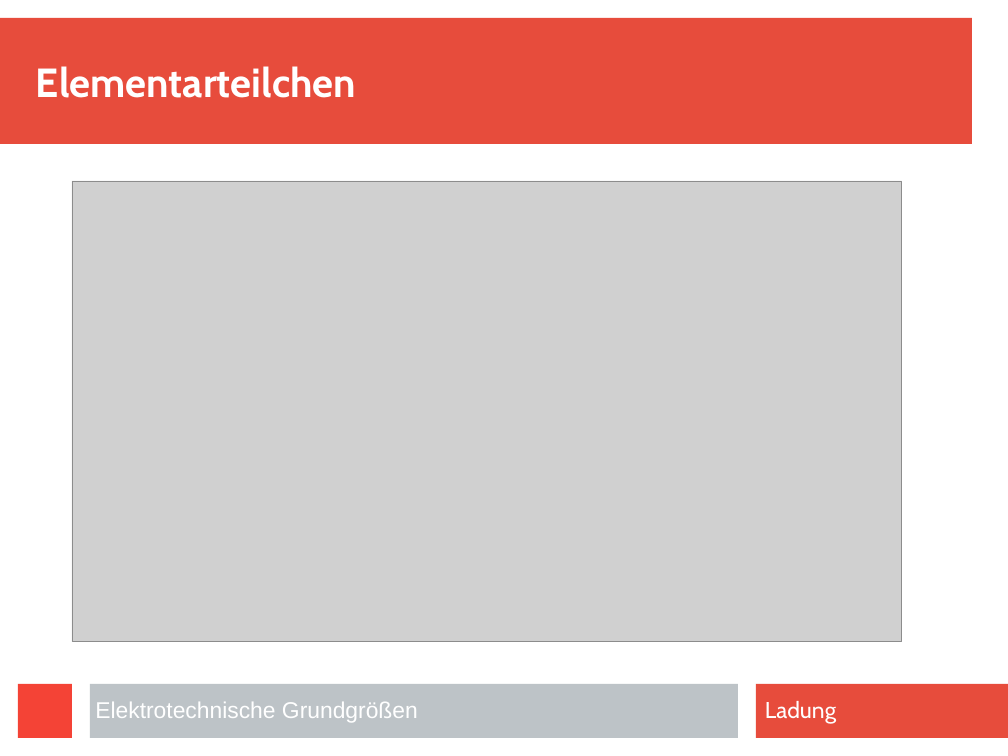
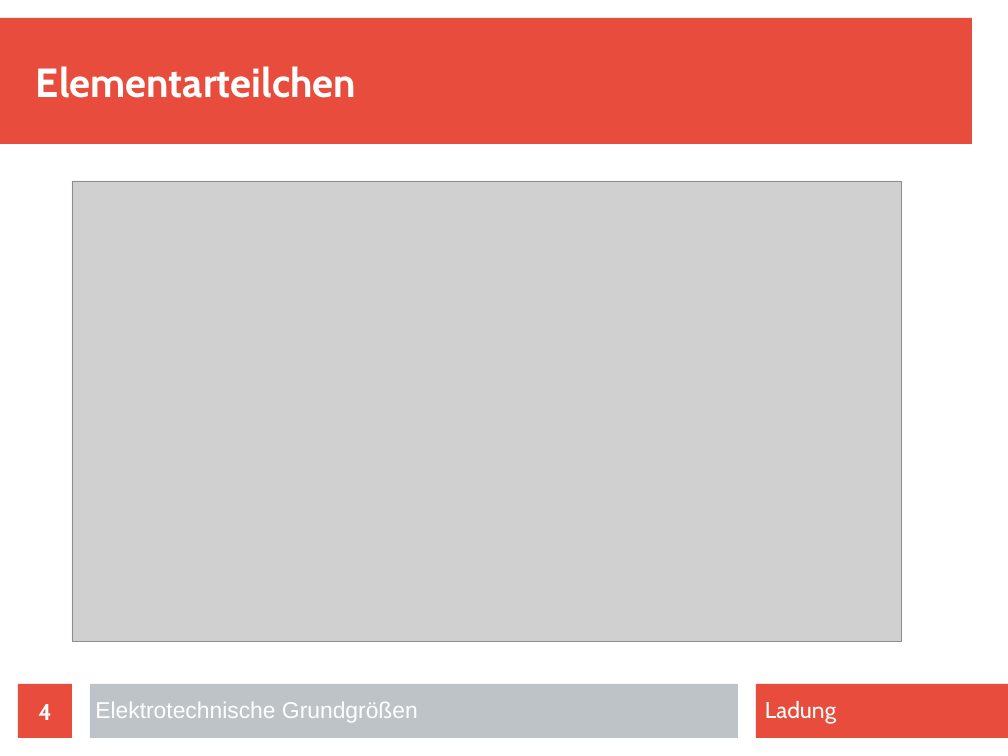
Before and after one commit to Barry90/Projekt, a slide deck: slide 4 of Elektrotechnische_Grundgroessen.odp (slide 5 before the commit). Drawn at 1008x756 pixels with LibreOffice and Linux fonts; fonts in the diff are those of the drawing; grey boxes stand for pictures. Boxes give left, top, right and bottom in pixels: in the first picture for what was removed or moved away, otherwise in the second. Text is boxed around its words. In the diff, an @@ line names an element or a change of style, - is before the commit and + after.

```diff
--- a/Elektrotechnische_Grundgroessen.odp
+++ b/Elektrotechnische_Grundgroessen.odp
@@ rectangle removed at box(18, 684, 72, 738) @@
@@ page number added at box(18, 684, 72, 738), fill #E74C3C, 18 pt, text #FFFFFF, bold @@
+4
```
Also in this commit, not shown: 8 other slides changed, 12 slides added, 1 slide removed, 3 other files.
